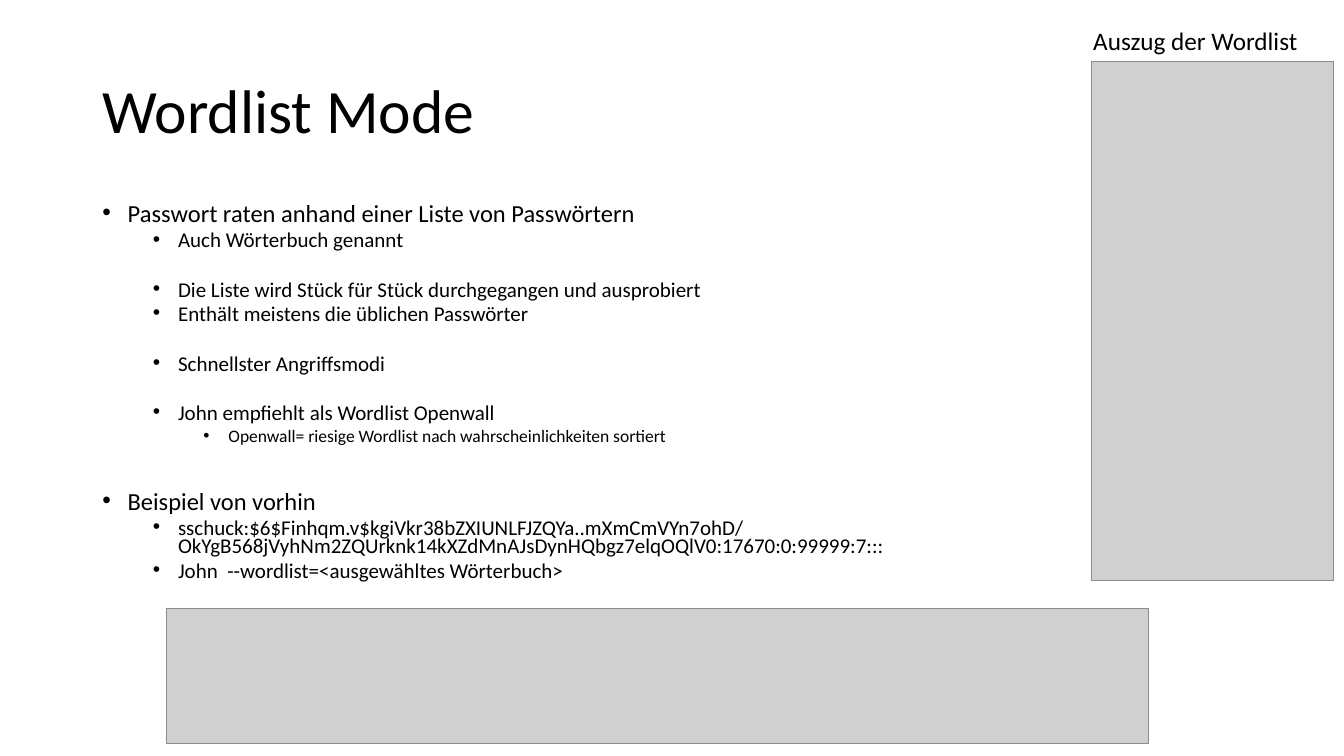
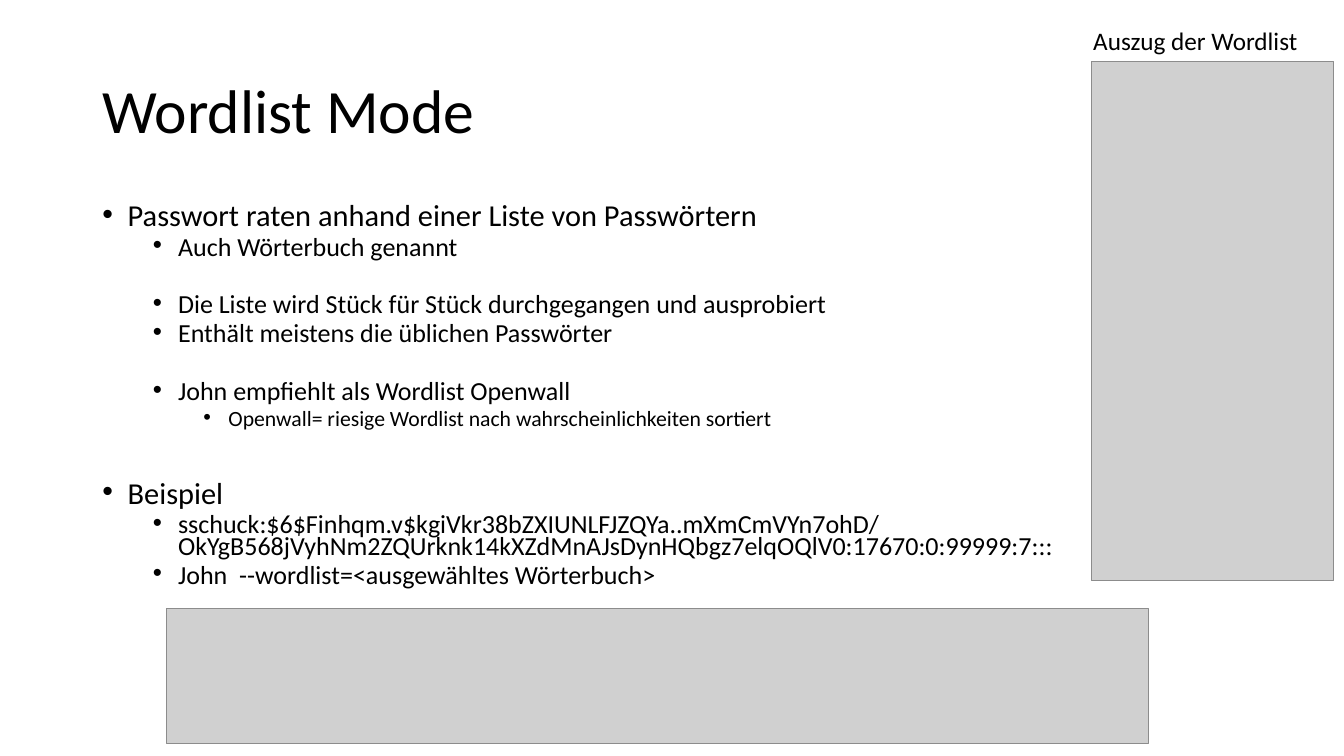
Before and after one commit to StefanSchuck/JohnTheRipperVortrag, a slide deck: slide 11 of Vortrag.pptx. Drawn at 1344x756 pixels with LibreOffice and Linux fonts; fonts in the diff are those of the drawing; grey boxes stand for pictures. Boxes give left, top, right and bottom in pixels: in the first picture for what was removed or moved away, otherwise in the second. Text is boxed around its words. In the diff, an @@ line names an element or a change of style, - is before the commit and + after.

```diff
--- a/Vortrag.pptx
+++ b/Vortrag.pptx
@@ text at (128, 205, 1052, 589): size 17.5 to 21.7 pt in "Passwort raten anhand einer Liste von Passwörtern"; size 15 to 18.6 pt in "Auch Wörterbuch genannt", "Die Liste wird Stück für Stück durchgegangen ...", "Enthält meistens die üblichen Passwörter", "John empfiehlt als Wordlist Openwall" and 2 more places; size 12.5 to 15.5 pt in "Openwall= riesige Wordlist nach wahrscheinlichkeiten sortier ..." @@
@@ text at (178, 356, 385, 375): paragraph removed @@
-  • Schnellster Angriffsmodi
@@ text at (128, 483, 224, 509): text changed; size 17.5 to 21.7 pt @@
-• Beispiel von vorhin
+• Beispiel
```
Also in this commit, not shown: 1 other slide changed.
